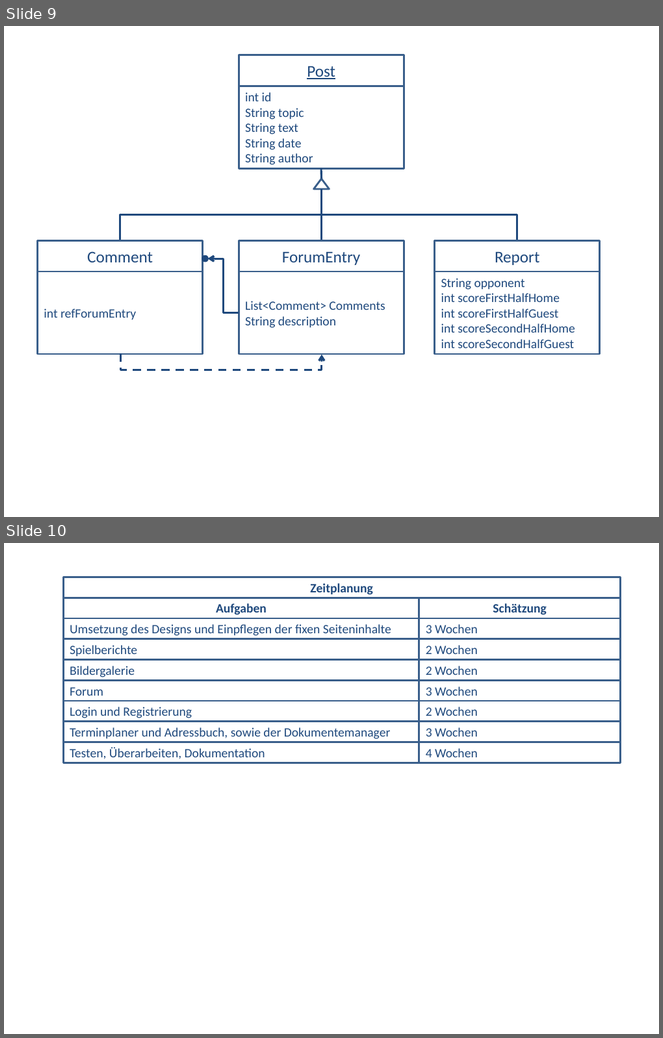
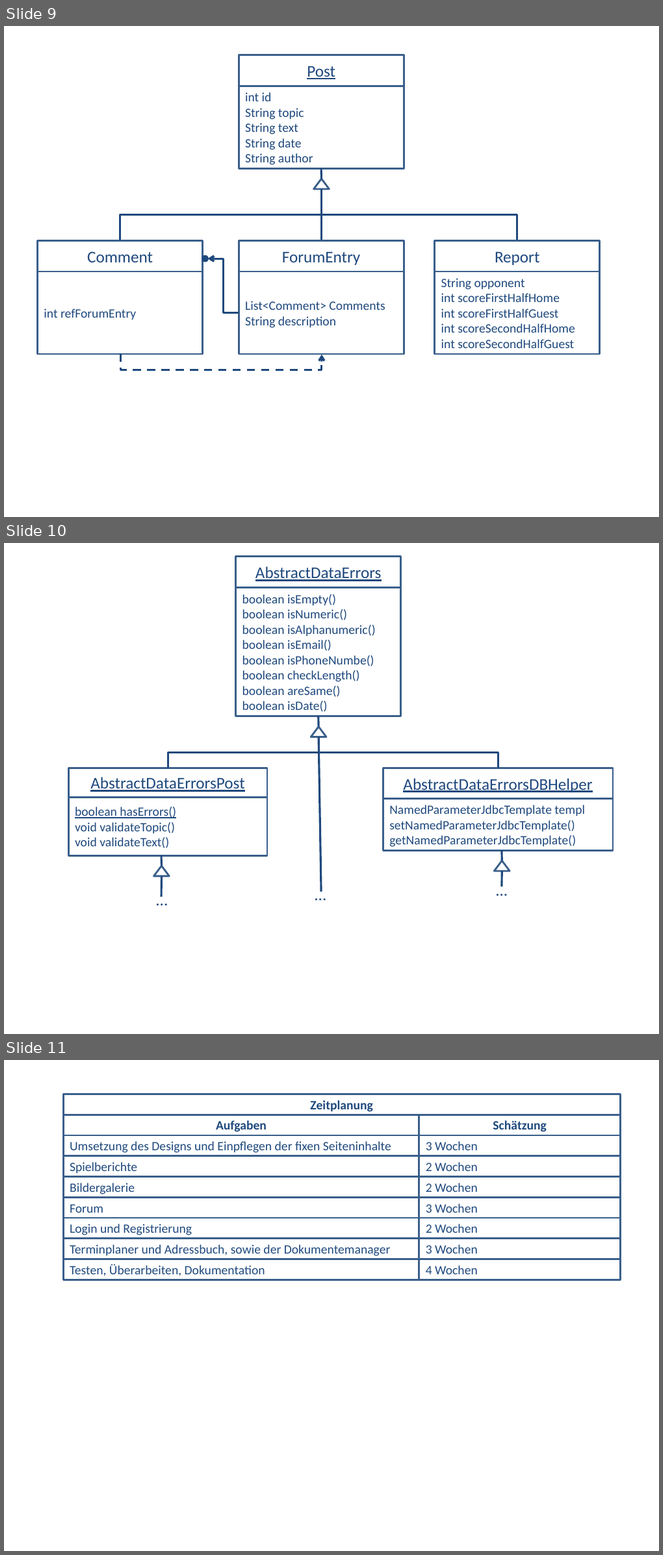
Before and after one commit to jumenz/este, a slide deck: Doku/Grafiken.pptx. Shown one above the other, each under a label of ours: slides 9 and 10 before the commit, slides 9, 10 and 11 after it. The pictures are 663x1038 and 663x1555 pixels, drawn with LibreOffice and Linux fonts; fonts in the diff are those of the drawing. Boxes give left, top, right and bottom in pixels: in the first picture for what was removed or moved away, otherwise in the second. Text is boxed around its words. In the diff, an @@ line names an element or a change of style, - is before the commit and + after.

```diff
--- a/Doku/Grafiken.pptx
+++ b/Doku/Grafiken.pptx
@@ slide 10 added at [4,543,659,1034], background #FFFFFF @@
@@ group added at [236,557,401,737]: 2 rectangles, 1 triangle, 1 line @@
+AbstractDataErrors
+boolean isEmpty()
+boolean isNumeric()
+boolean isAlphanumeric()
+boolean isEmail()
+boolean isPhoneNumbe()
+boolean checkLength()
+boolean areSame()
+boolean isDate()
@@ elbow line added from (319, 737) to (168, 769), #1F497D 2.25 pt @@
@@ elbow line added from (319, 737) to (498, 769), #1F497D 2.25 pt @@
@@ line added from (319, 737) to (321, 891), #1F497D 2.25 pt @@
@@ group added at [384,769,613,871]: 2 rectangles, 1 triangle, 1 line @@
+AbstractDataErrorsDBHelper
+NamedParameterJdbcTemplate templ
+setNamedParameterJdbcTemplate()
+getNamedParameterJdbcTemplate()
@@ group added at [68,769,267,876]: 2 rectangles, 1 triangle, 1 line @@
+AbstractDataErrorsPost
+boolean hasErrors()
+void validateTopic()
+void validateText()
@@ line added from (502, 871) to (502, 887), #1F497D 2.25 pt @@
@@ text added at [150,887,175,913], 18 pt, text #1F497D @@
+...
@@ line added from (162, 876) to (161, 897), #1F497D 2.25 pt @@
@@ text added at [308,882,334,908], 18 pt, text #1F497D @@
+...
@@ text added at [489,876,516,902], 18 pt, text #1F497D @@
+...
@@ what was slide 10 is now slide 11 @@
```
Also in this commit, not shown: 1 slide changed, 3 other slides added, 6 other files.
